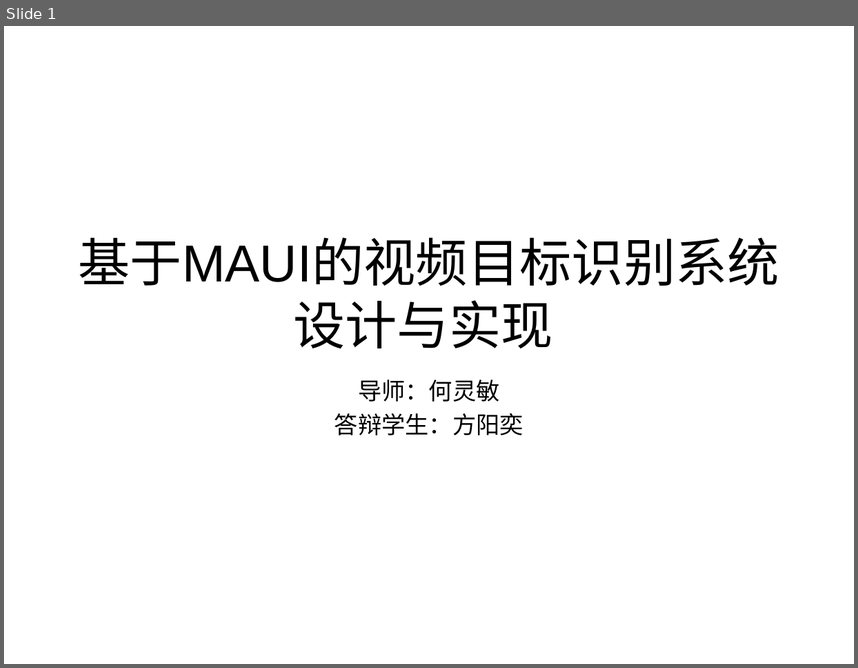
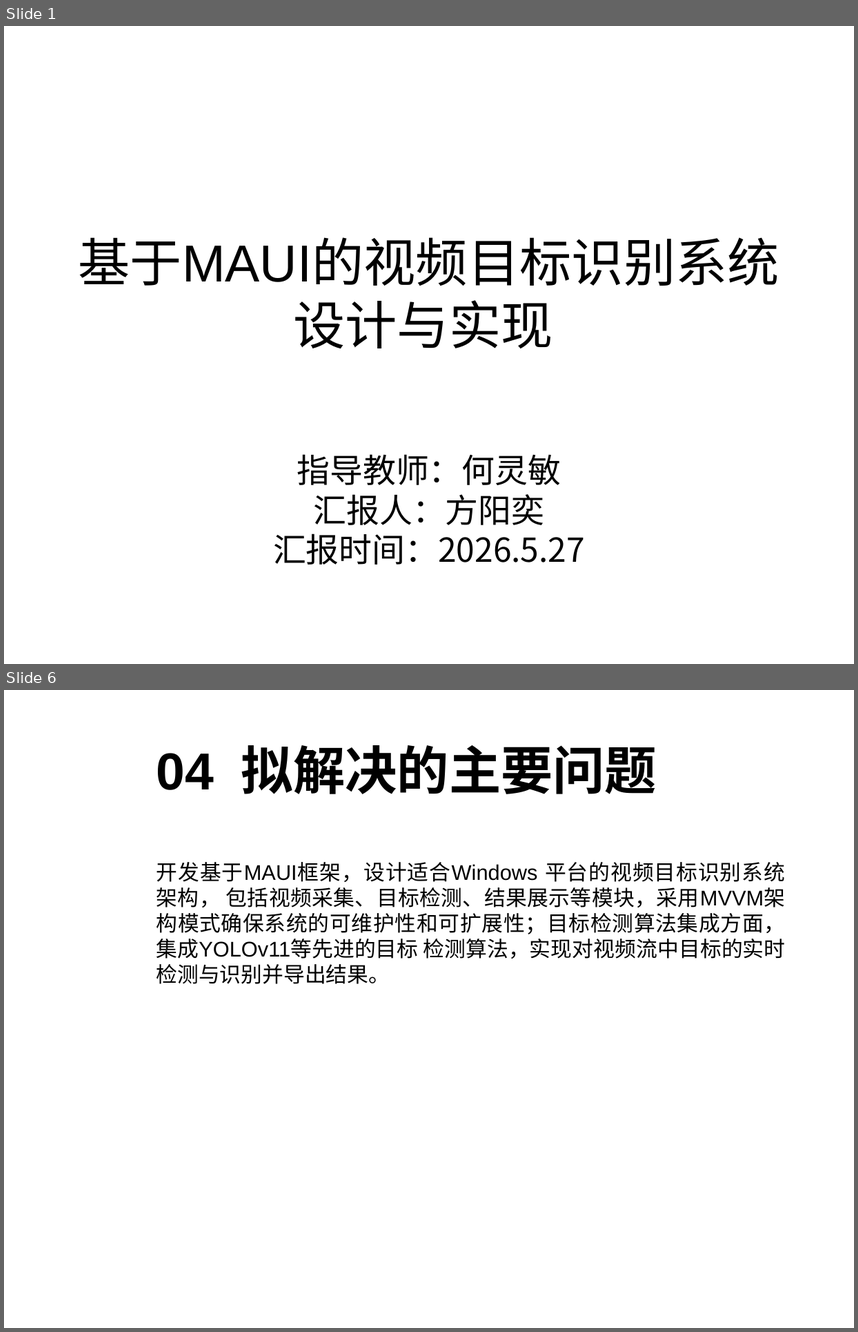
Before and after one commit to sanwan0104/maui_yolo_v1, a slide deck: 汇报.ppt. Shown one above the other, each under a label of ours: slide 1 before the commit, slides 1 and 6 after it; the slides between them are not shown. The pictures are 858x668 and 858x1332 pixels, drawn with LibreOffice and Linux fonts; fonts in the diff are those of the drawing; background and template pictures are left out. Boxes give left, top, right and bottom in pixels: in the first picture for what was removed or moved away, otherwise in the second. Text is boxed around its words. In the diff, an @@ line names an element or a change of style, - is before the commit and + after.

```diff
--- a/汇报.ppt
+++ b/汇报.ppt
@@ slide 6 added at [4,690,854,1328], background picture (left out) @@
@@ title added at [156,745,657,794], 44 pt, text #000000, bold @@
+04 拟解决的主要问题
@@ text added at [156,862,786,984], 18 pt, text #000000 @@
+开发基于MAUI框架，设计适合Windows 平台的视频目标识别系统架构， 包括视频采集、目标检测、结果展示等模块，采用MVVM架构模式确保系统的可维护性和可扩展性；目标检测算法集成方面，集成YOLOv11等先进的目标 检测算法，实现对视频流中目标的实时检测与识别并导出结果。
@@ slide 1 changed as well @@
@@ text at [273,454,585,564]: text changed; size 20 to 28 pt; font Arial to Noto Sans CJK SC @@
-导师：何灵敏
-答辩学生：方阳奕
+指导教师：何灵敏
+汇报人：方阳奕
+汇报时间：2026.5.27
```
Also in this commit, not shown: 6 other slides added, 1 slide removed, 1 other file.
